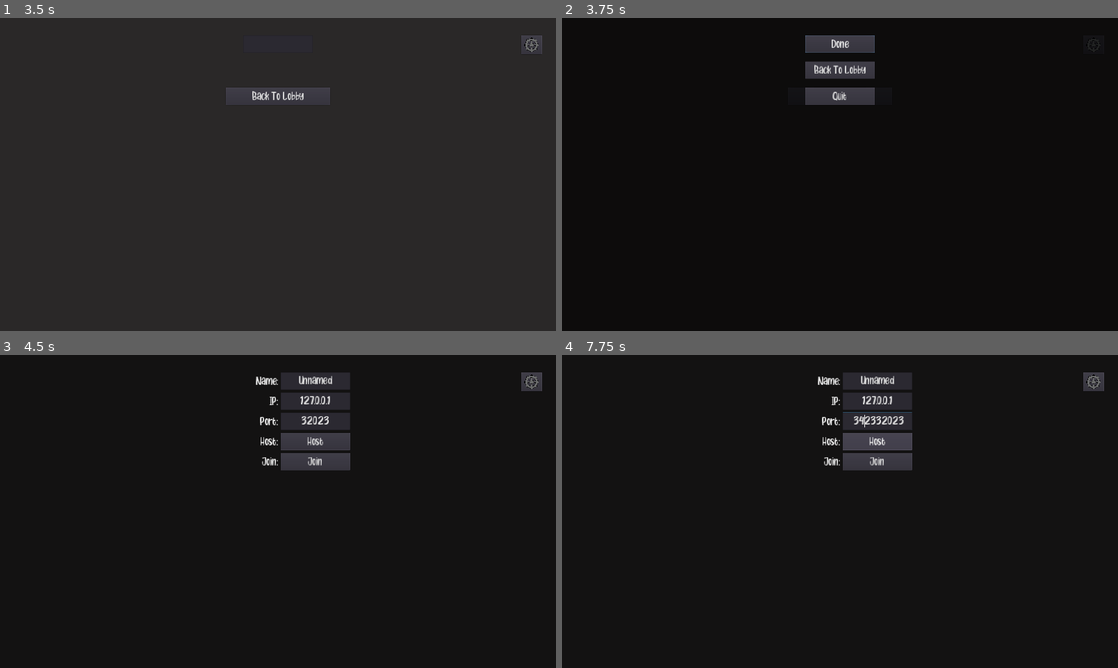
Above: before the commit, frames 1-4 (two rows, left to right).
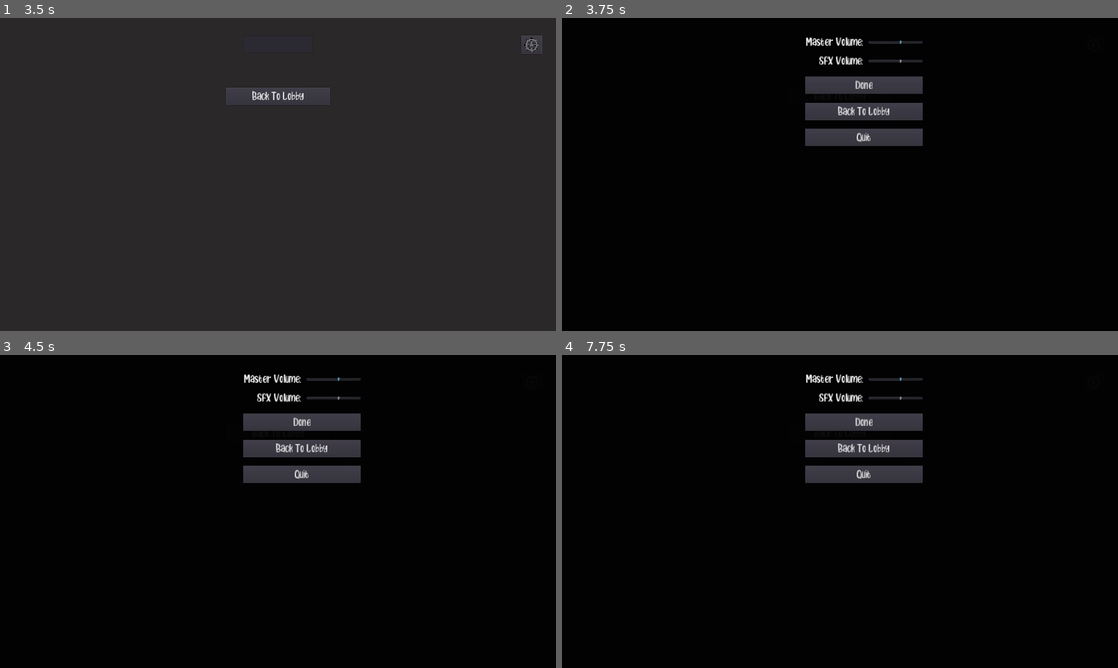
Above: after the commit, the same moments.

Repository: Scienceboy999/Battleship
Game: Godot game, scene res://Lobby/Lobby.tscn
Two runs of this game, one before a commit and one after it. Both use one fixed random seed, a clock stepped at 60 frames per second and the inputs below.
Inputs (mouse positions are in pixels of both pictures, inside the frame that each line leads up to):
- Up to frame 1 (3.5 s): tap Enter at 0.5 s; move the mouse to (400, 158) at 0.52 s; tap 1 (1) at 0.6 s; tap 2 (2) at 0.8 s; click "Host" at 1.25 s; click "Back To Lobby" at 2 s; click "Join" at 2.75 s
- Up to frame 2 (3.75 s): click (1095, 46) at 3.52 s
- Up to frame 3 (4.5 s): click "Back To Lobby" at 4.25 s
- Up to frame 4 (7.75 s): click (862, 423) at 5 s, where only the run after the commit has a clickable "Done"; tap Space at 5.75 s; move the mouse to (728, 527) at 5.77 s; tap 2 (2) at 5.85 s; tap 3 (3) at 6.05, 7.35 s; click (862, 423) at 6.5 s, where only the run after the commit has a clickable "Done"; tap Enter at 7.25 s; move the mouse to (895, 442) at 7.27 s; tap 4 (4) at 7.55 s

Frame 1 is identical in both runs. In frame 2, 5.0% of the frame differs, in the area x 43-97%, y 5-41%; in frame 3, 4.8%; in frame 4, 4.9%.

Commit message:
Added sound effects and sound settings

Diff:
--- a/Game/FireEffects.gd
+++ b/Game/FireEffects.gd
@@ -11,12 +11,14 @@
 	set_cell(coord.x,coord.y,-1)
 
 func waterSplash(coord:Vector2) -> void:
+	$Splash.play()
 	for i in range(NUKEFRAMES+EXPLOSIONFRAMES,NUKEFRAMES + EXPLOSIONFRAMES + WATERFRAMES):
 		set_cell(coord.x,coord.y,i)
 		yield(get_tree().create_timer(0.1),"timeout")
 	set_cell(coord.x,coord.y,-1)
 
 func explosionSplash(coord:Vector2) -> void:
+	$Explosion.play()
 	for i in range(NUKEFRAMES,NUKEFRAMES + EXPLOSIONFRAMES):
 		set_cell(coord.x,coord.y,i)
 		yield(get_tree().create_timer(0.1),"timeout")
--- a/Game/FireEffects.tscn
+++ b/Game/FireEffects.tscn
@@ -1,7 +1,9 @@
-[gd_scene load_steps=4 format=2]
+[gd_scene load_steps=6 format=2]
 
 [ext_resource path="res://Assetts/FireEffects/fireEffects.png" type="Texture" id=1]
 [ext_resource path="res://Game/FireEffects.gd" type="Script" id=2]
+[ext_resource path="res://Assetts/SFX/explosion.wav" type="AudioStream" id=3]
+[ext_resource path="res://Assetts/SFX/splash.wav" type="AudioStream" id=4]
 
 [sub_resource type="TileSet" id=1]
 0/name = "fireEffects.png 0"
@@ -429,3 +431,11 @@
 tile_set = SubResource( 1 )
 format = 1
 script = ExtResource( 2 )
+
+[node name="Explosion" type="AudioStreamPlayer" parent="."]
+stream = ExtResource( 3 )
+bus = "SFX"
+
+[node name="Splash" type="AudioStreamPlayer" parent="."]
+stream = ExtResource( 4 )
+bus = "SFX"
--- a/Lobby/Lobby.gd
+++ b/Lobby/Lobby.gd
@@ -5,6 +5,8 @@
 	if OS.has_feature("standalone"):
 		OS.window_fullscreen = true
 		OS.window_borderless = true
+	AudioServer.set_bus_volume_db(0,Saved.saveData["masterVolume"])
+	AudioServer.set_bus_volume_db(1,Saved.saveData["sfxVolume"])
 	$ColorRect/VBoxContainer/NameEdit.text = Saved.saveData["playerName"]
 	$ColorRect/VBoxContainer/IPEdit.text = Saved.saveData["IP"]
 	$ColorRect/VBoxContainer/PortEdit.text = str(Saved.saveData["port"])
--- a/Saved/Saved.gd
+++ b/Saved/Saved.gd
@@ -2,7 +2,14 @@
 
 var saveData:Dictionary = {}
 const SAVEGAME:String = "user://Savegame.json"
-const defaultDic:Dictionary = {"playerName":"Unnamed","IP":Network.DEFAULT_IP,"port":Network.DEFAULT_PORT}
+const defaultDic:Dictionary = {
+	"playerName":"Unnamed",
+	"IP":Network.DEFAULT_IP,
+	"port":Network.DEFAULT_PORT,
+	"masterVolume":-20,
+	"sfxVolume":-20
+	}
+
 func _ready() -> void:
 	saveData = getData()
 
--- a/Settings/Settings.gd
+++ b/Settings/Settings.gd
@@ -1,4 +1,8 @@
 extends Popup
+
+func _ready() -> void:
+	$ColorRect/GridContainer/GridContainer/Master.value = Saved.saveData["masterVolume"]
+	$ColorRect/GridContainer/GridContainer/SFX.value = Saved.saveData["sfxVolume"]
 
 func _input(event: InputEvent) -> void:
 	if Input.is_action_just_pressed("escape"):
@@ -12,4 +16,15 @@
 
 func _on_BackToLobbyButton_pressed() -> void:
 	get_tree().change_scene("res://Lobby/Lobby.tscn")
-	Network.peer.close_connection()
+	if Network.peer != null:
+		Network.peer.close_connection()
+
+func _on_Master_value_changed(value: float) -> void:
+	Saved.saveData["masterVolume"] = value
+	Saved.saveGame()
+	AudioServer.set_bus_volume_db(0,value)
+
+func _on_SFX_value_changed(value: float) -> void:
+	Saved.saveData["sfxVolume"] = value
+	Saved.saveGame()
+	AudioServer.set_bus_volume_db(1,value)
--- a/Settings/Settings.tscn
+++ b/Settings/Settings.tscn
@@ -4,6 +4,7 @@
 [ext_resource path="res://Settings/Settings.gd" type="Script" id=2]
 
 [node name="Settings" type="Popup"]
+visible = true
 anchor_right = 1.0
 anchor_bottom = 1.0
 theme = ExtResource( 1 )
@@ -15,7 +16,7 @@
 [node name="ColorRect" type="ColorRect" parent="."]
 anchor_right = 1.0
 anchor_bottom = 1.0
-color = Color( 0, 0, 0, 0.686275 )
+color = Color( 0, 0, 0, 0.941176 )
 __meta__ = {
 "_edit_use_anchors_": false
 }
@@ -24,31 +25,71 @@
 margin_left = 896.0
 margin_top = 64.0
 margin_right = 1152.0
-margin_bottom = 64.0
+margin_bottom = 320.0
 custom_constants/vseparation = 32
 __meta__ = {
 "_edit_use_anchors_": false
 }
 
+[node name="GridContainer" type="GridContainer" parent="ColorRect/GridContainer"]
+margin_right = 451.0
+margin_bottom = 120.0
+custom_constants/vseparation = 20
+custom_constants/hseparation = 20
+columns = 2
+
+[node name="Label" type="Label" parent="ColorRect/GridContainer/GridContainer"]
+margin_right = 231.0
+margin_bottom = 50.0
+text = "Master Volume:"
+align = 2
+
+[node name="Master" type="HSlider" parent="ColorRect/GridContainer/GridContainer"]
+margin_left = 251.0
+margin_right = 451.0
+margin_bottom = 50.0
+rect_min_size = Vector2( 200, 50 )
+min_value = -50.0
+max_value = 0.0
+
+[node name="Label2" type="Label" parent="ColorRect/GridContainer/GridContainer"]
+margin_top = 70.0
+margin_right = 231.0
+margin_bottom = 120.0
+text = "SFX Volume:"
+align = 2
+
+[node name="SFX" type="HSlider" parent="ColorRect/GridContainer/GridContainer"]
+margin_left = 251.0
+margin_top = 70.0
+margin_right = 451.0
+margin_bottom = 120.0
+rect_min_size = Vector2( 200, 50 )
+min_value = -50.0
+max_value = 0.0
+
 [node name="DoneButton" type="Button" parent="ColorRect/GridContainer"]
-margin_right = 256.0
-margin_bottom = 64.0
+margin_top = 152.0
+margin_right = 451.0
+margin_bottom = 216.0
 rect_min_size = Vector2( 256, 64 )
 text = "Done"
 
 [node name="BackToLobbyButton" type="Button" parent="ColorRect/GridContainer"]
-margin_top = 96.0
-margin_right = 256.0
-margin_bottom = 160.0
+margin_top = 248.0
+margin_right = 451.0
+margin_bottom = 312.0
 rect_min_size = Vector2( 256, 64 )
 text = "Back To Lobby"
 
 [node name="QuitButton" type="Button" parent="ColorRect/GridContainer"]
-margin_top = 192.0
-margin_right = 256.0
-margin_bottom = 256.0
+margin_top = 344.0
+margin_right = 451.0
+margin_bottom = 408.0
 rect_min_size = Vector2( 256, 64 )
 text = "Quit"
+[connection signal="value_changed" from="ColorRect/GridContainer/GridContainer/Master" to="." method="_on_Master_value_changed"]
+[connection signal="value_changed" from="ColorRect/GridContainer/GridContainer/SFX" to="." method="_on_SFX_value_changed"]
 [connection signal="pressed" from="ColorRect/GridContainer/DoneButton" to="." method="_on_DoneButton_pressed"]
 [connection signal="pressed" from="ColorRect/GridContainer/BackToLobbyButton" to="." method="_on_BackToLobbyButton_pressed"]
 [connection signal="pressed" from="ColorRect/GridContainer/QuitButton" to="." method="_on_QuitButton_pressed"]
--- /dev/null
+++ b/default_bus_layout.tres
@@ -0,0 +1,9 @@
+[gd_resource type="AudioBusLayout" format=2]
+
+[resource]
+bus/1/name = "SFX"
+bus/1/solo = false
+bus/1/mute = false
+bus/1/bypass_fx = false
+bus/1/volume_db = 0.0
+bus/1/send = "Master"
Not shown, added: Assetts/SFX/explosion.wav.import
Not shown, added: Assetts/SFX/splash.wav.import
Not shown, added: Assetts/SFX/explosion.wav
Not shown, added: Assetts/SFX/splash.wav
